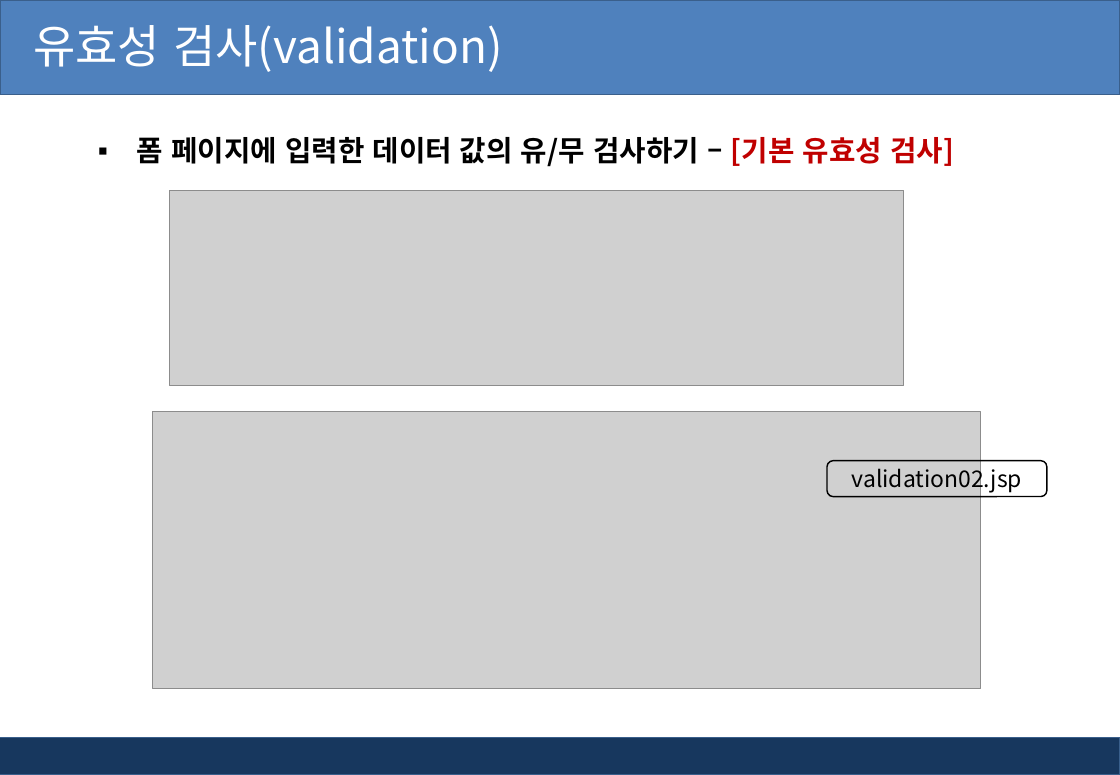
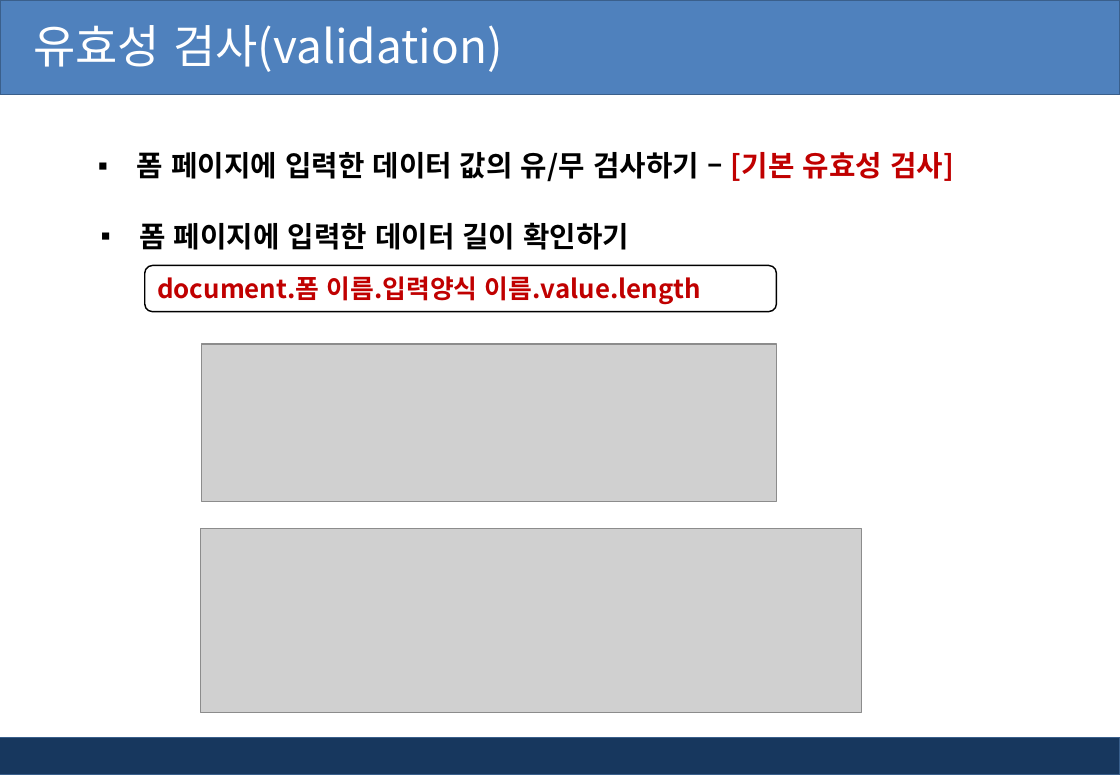
Before and after one commit to kiyongee2/green_project_web, a slide deck: slide 6 of jsp_ppt/6장. jsp 유효성검사와 정규표현식.pptx (slide 5 before the commit). Drawn at 1120x775 pixels with LibreOffice and Linux fonts; fonts in the diff are those of the drawing; grey boxes stand for pictures; background and template pictures are left out. Boxes give left, top, right and bottom in pixels: in the first picture for what was removed or moved away, otherwise in the second. Text is boxed around its words. In the diff, an @@ line names an element or a change of style, - is before the commit and + after.

```diff
--- a/jsp_ppt/6장. jsp 유효성검사와 정규표현식.pptx
+++ b/jsp_ppt/6장. jsp 유효성검사와 정규표현식.pptx
@@ text "폼 페이지에 입력한 데이터 값의 ...": place and size @@
-text "폼 페이지에 입력한 데이터 값의 ..." at (137,137,954,167)
+text "폼 페이지에 입력한 데이터 값의 ..." at (137,152,954,182)
@@ picture removed at (169,190,904,386) @@
@@ text added at (139,222,630,250), 20 pt, text #000000, bold @@
+▪ 폼 페이지에 입력한 데이터 길이 확인하기
@@ rounded rectangle added at (145,266,777,312), fill #FFFFFF, outline #000000 1 pt, 18 pt, text #C00000, bold @@
+document.폼 이름.입력양식 이름.value.length
@@ picture added at (202,344,777,502) @@
@@ picture removed at (153,413,981,690) @@
@@ rounded rectangle removed at (827,461,1048,497) @@
-validation02.jsp
@@ picture added at (201,529,861,714) @@
```
Also in this commit, not shown: 8 other slides changed, 1 slide added, 4 slides removed, 16 other files.
